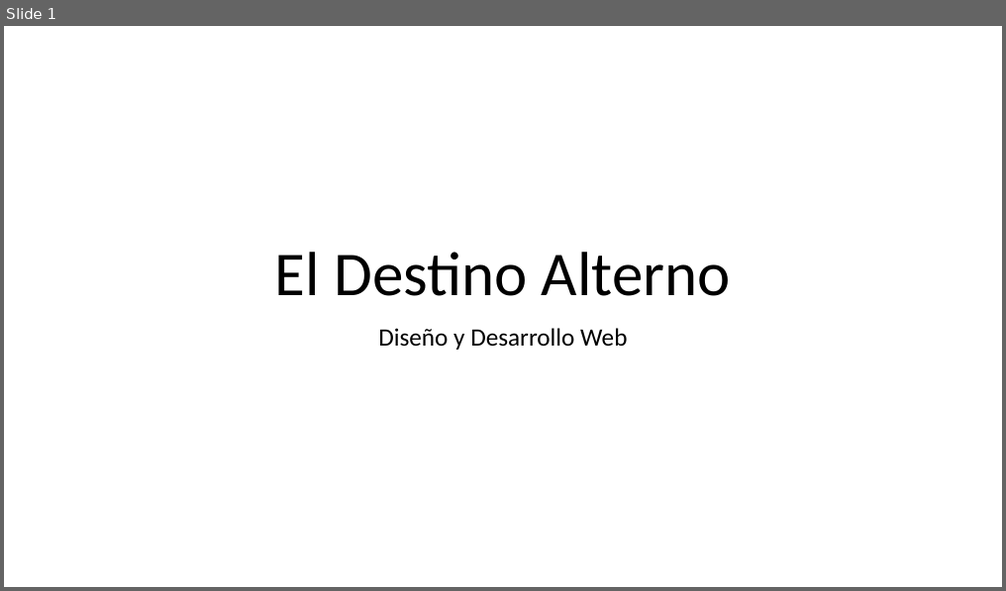
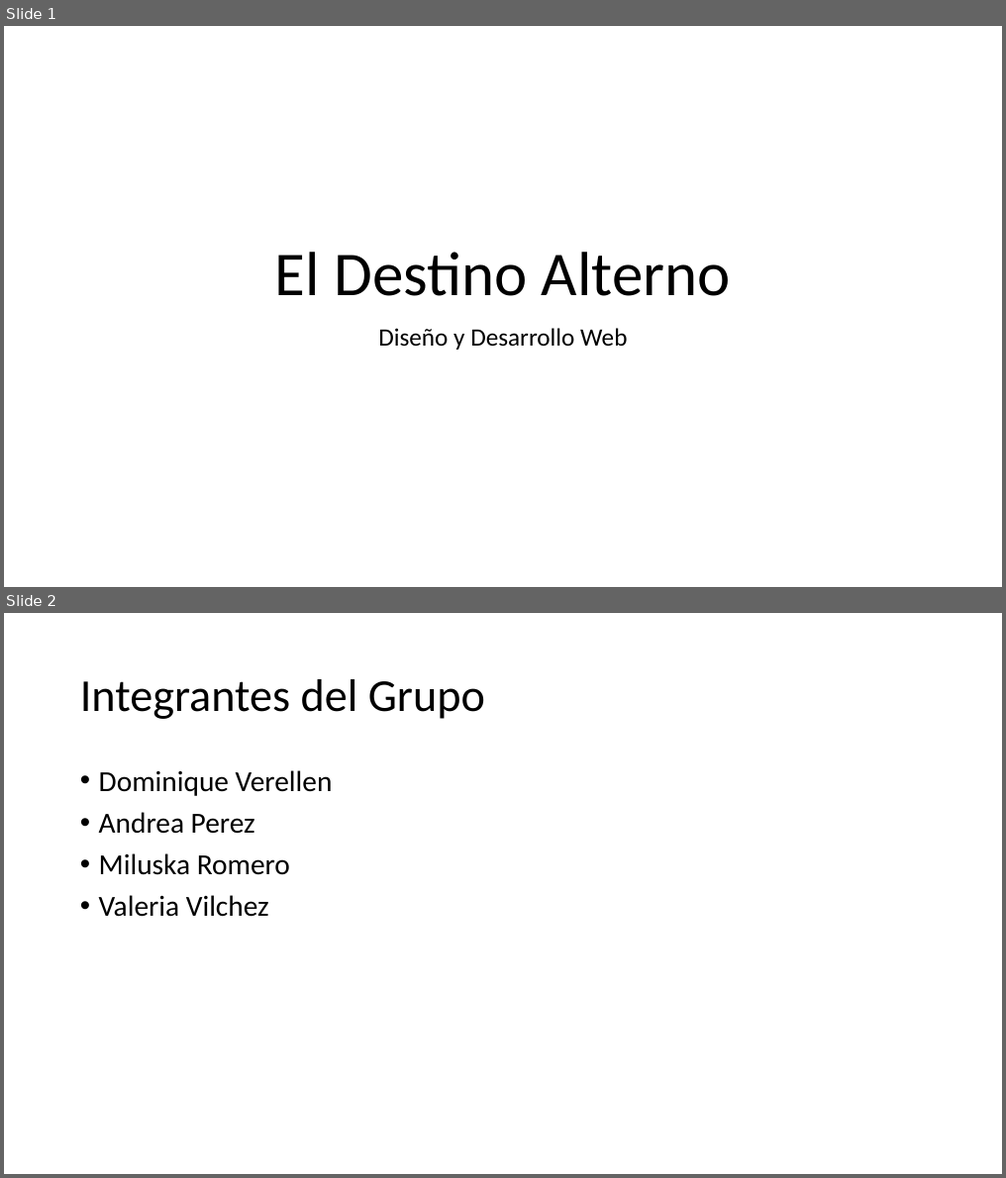
Before and after one commit to dominique120/1684, a slide deck: El Destino Alterno.pptx. Shown one above the other, each under a label of ours: slide 1 before the commit, slides 1 and 2 after it. The pictures are 1006x591 and 1006x1178 pixels, drawn with LibreOffice and Linux fonts; fonts in the diff are those of the drawing. Boxes give left, top, right and bottom in pixels: in the first picture for what was removed or moved away, otherwise in the second. Text is boxed around its words. In the diff, an @@ line names an element or a change of style, - is before the commit and + after.

```diff
--- a/El Destino Alterno.pptx
+++ b/El Destino Alterno.pptx
@@ slide 2 added at [4, 613, 1002, 1174], background #FFFFFF @@
@@ title added at [80, 679, 485, 719], 44 pt, text #000000 @@
+Integrantes del Grupo
@@ text added at [99, 770, 333, 917], 28 pt, text #000000 @@
+• Dominique Verellen
+• Andrea Perez
+• Miluska Romero
+• Valeria Vilchez
```
Also in this commit, not shown: 1 slide changed, 2 other slides added.
